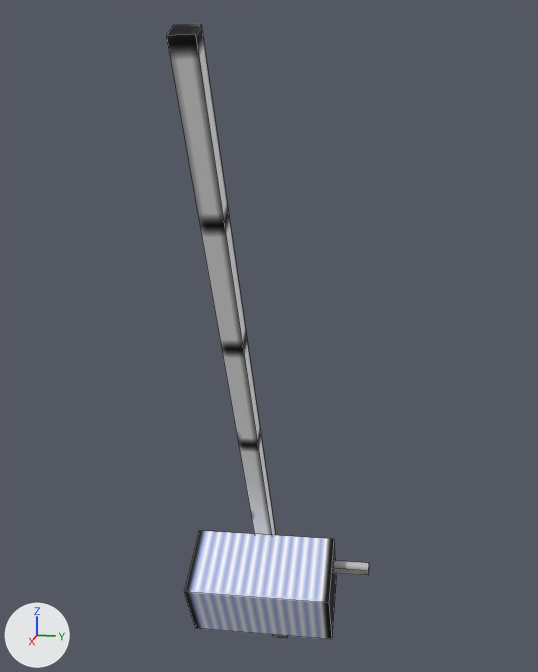
The OBJ model mods/fishing/models/fishing_pole.obj, before and after one commit.
Rendered twice from a camera (50 mm lens) standing at (4.73, 0.99, 2.97) and looking at (0.15, 0.08, 1.82). The lights are fixed; the arrows at lower left show +X, +Y and +Z. Mesh edges are drawn as thin lines. Where no turn or scale is listed for an object, it has been applied to the vertices.

The scene before the commit, as lines of its bpy script (objects in view):
```python
me_handle = bpy.data.meshes.new('handle')
me_handle.from_pydata(...)  # 8 vertices, 6 faces; spans x -0.217..-0.119, y 0.374..0.751, z -0.011..0.081
me_handle.materials.append(mat_m_5b877c44_0292_2a95_3296_95c09dc9ad54)  # picture img_fishing_pole_png
# before: 0 (-0.188, 0.748, 0.081) at pixel (368, 562), 1 (-0.217, 0.748, 0.026) at pixel (368, 567), 2 (-0.133, 0.751, 0.052) at pixel (368, 570), 3 (-0.162, 0.751, -0.003) at pixel (368, 575), 4 (-0.203, 0.374, 0.018)
# before: 5 (-0.174, 0.374, 0.074), 6 (-0.147, 0.377, -0.011), 7 (-0.119, 0.377, 0.045)
me_pole = bpy.data.meshes.new('pole')
me_pole.from_pydata(...)  # 8 vertices, 6 faces; spans x -0.94..1.54, y -0.09..0.04, z -1.1..3.51
me_pole.materials.append(mat_m_5b877c44_0292_2a95_3296_95c09dc9ad54)  # picture img_fishing_pole_png
me_reel = bpy.data.meshes.new('reel')
me_reel.from_pydata(...)  # 8 vertices, 6 faces; spans x -0.368..0.345, y -0.502..0.519, z -0.418..0.276
me_reel.materials.append(mat_m_5b877c44_0292_2a95_3296_95c09dc9ad54)  # picture img_fishing_pole_png
# before: 0 (-0.137, 0.497, 0.276) at pixel (333, 538), 1 (-0.368, 0.497, -0.167) at pixel (336, 576), 2 (0.306, 0.519, 0.046) at pixel (328, 602), 3 (0.075, 0.519, -0.398) at pixel (331, 639), 4 (-0.098, -0.502, 0.256) at pixel (198, 530)
# before: 5 (-0.329, -0.502, -0.187), 6 (0.345, -0.48, 0.026) at pixel (183, 591), 7 (0.114, -0.48, -0.418) at pixel (195, 628)
ob_handle = bpy.data.objects.new('handle', me_handle)
ob_handle.location = (0.0, 0.0, 0.0)
ob_pole = bpy.data.objects.new('pole', me_pole)
ob_pole.location = (0.0, 0.0, 0.0)
ob_reel = bpy.data.objects.new('reel', me_reel)
ob_reel.location = (0.0, 0.0, 0.0)
```
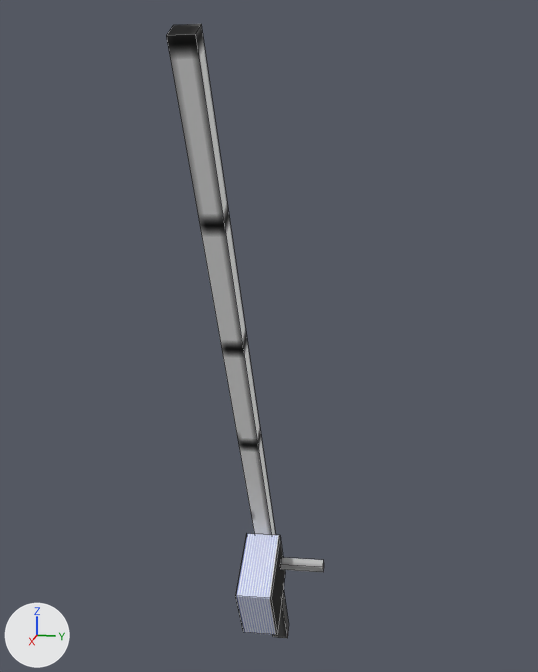
Commit message: Make the fishing pole look like a fly rod

What changed in the scene script:
```text
Change me_handle:
    where me_handle.from_pydata(...)  # 8 vertices, 6 faces; spans x -0.217..-0.119, y 0.374..0.751, z -0.011..0.081
    used by ob_handle; location = (0.0, 0.0, 0.0)
    me_handle part 1
    add for i in [*range(4, 8)]: me_handle.vertices[i].co += Vector((0.01, -0.265, -0.005))
    add for i in [*range(0, 4)]: me_handle.vertices[i].co += Vector((0.013, -0.328, -0.007))
Change me_reel:
    where me_reel.from_pydata(...)  # 8 vertices, 6 faces; spans x -0.368..0.345, y -0.502..0.519, z -0.418..0.276
    used by ob_reel; location = (0.0, 0.0, 0.0)
    me_reel part 2
    add for i in [*range(4, 8)]: me_reel.vertices[i].co += Vector((-0.014, 0.359, 0.007))
    add for i in [*range(0, 4)]: me_reel.vertices[i].co += Vector((0.015, -0.39, -0.008))
```

What differs and where, as boxes (x1, y1, x2, y2) in the pictures (538 x 672 px):
'reel', reshaped (67% narrower, 6% shorter): before (184, 531, 336, 640); after (235, 533, 285, 635)
'handle', reshaped: before (334, 561, 369, 575); after (280, 557, 324, 572)
